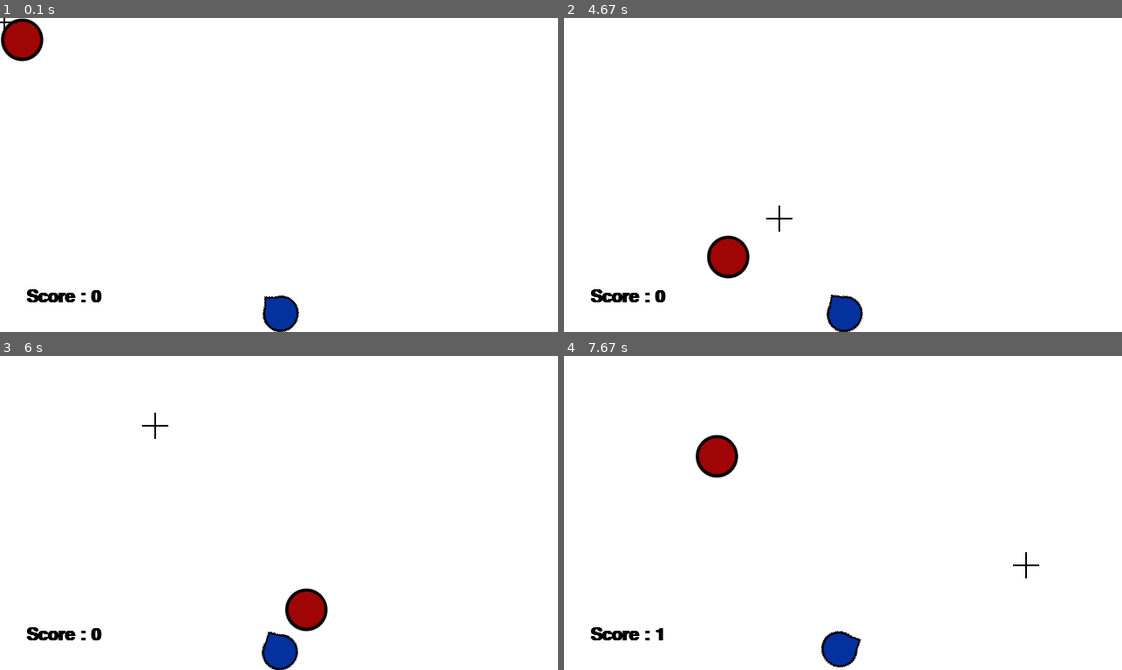
Above: before the commit, frames 1-4 (two rows, left to right).
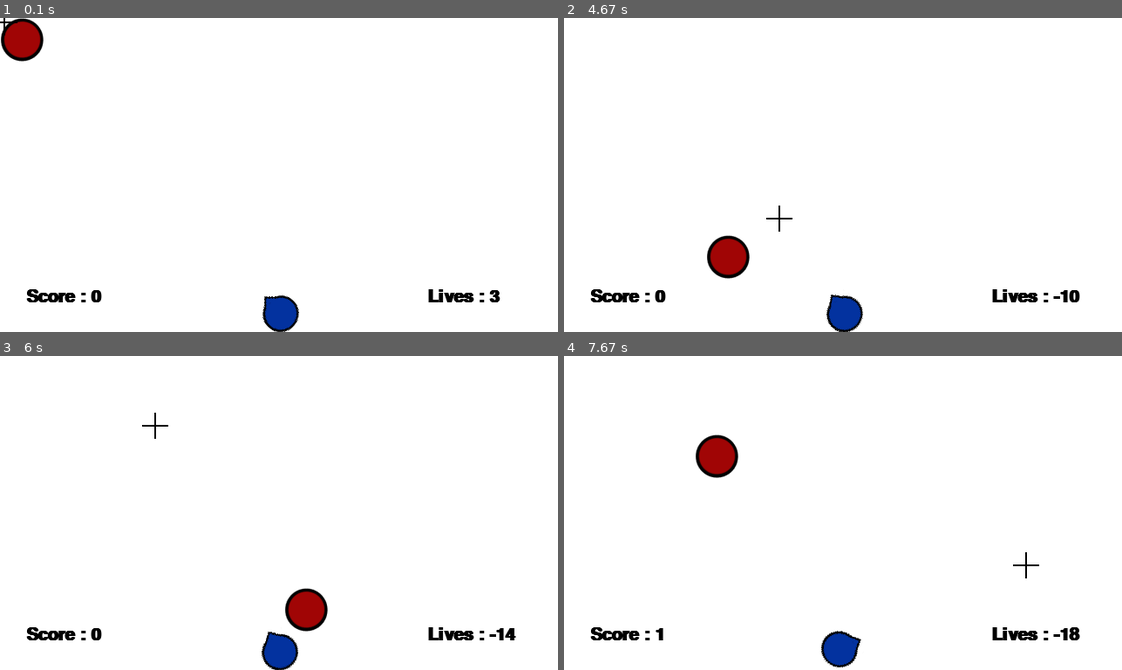
Above: after the commit, the same moments.

Repository: fanagiannis/DECK-COMMANDER
Game: pygame game, started from Game.py
Same seed, same stepped clock (60 frames per second), same inputs: the game is played once before the commit and once after it.
Inputs (mouse positions are in pixels of both pictures, inside the frame that each line leads up to):
- Up to frame 1 (0.1 s): no input
- Up to frame 2 (4.67 s): press the mouse at (586, 39) at 0.37 s; move the mouse to (625, 143) at 0.47 s; release the mouse at (670, 247) at 0.6 s; press the mouse at (714, 225) at 0.7 s; move the mouse to (725, 143) at 0.8 s; release the mouse at (731, 61) at 0.93 s; press the mouse at (714, 225) at 1.03 s; move the mouse to (815, 193) at 1.13 s; release the mouse at (909, 165) at 1.27 s; press the mouse at (1032, 168) at 1.37 s; move the mouse to (876, 222) at 1.47 s; release the mouse at (720, 275) at 1.6 s; press the mouse at (1010, 247) at 1.7 s; move the mouse to (820, 206) at 1.8 s; release the mouse at (636, 165) at 1.93 s; click (837, 218) at 2.05 s; press the mouse at (1010, 247) at 2.37 s; move the mouse to (915, 153) at 2.47 s; release the mouse at (815, 55) at 2.6 s; click (792, 74) at 2.72 s; click (759, 109) at 3.05 s; press the mouse at (904, 99) at 3.37 s; move the mouse to (904, 149) at 3.47 s; release the mouse at (909, 203) at 3.6 s; click (664, 105) at 3.72 s; click (820, 134) at 4.05 s; press the mouse at (742, 109) at 4.37 s; move the mouse to (759, 165) at 4.47 s; release the mouse at (781, 218) at 4.6 s
- Up to frame 3 (6 s): press the mouse at (178, 447) at 4.7 s; move the mouse to (256, 538) at 4.8 s; release the mouse at (334, 629) at 4.93 s; press the mouse at (178, 447) at 5.03 s; move the mouse to (128, 534) at 5.13 s; release the mouse at (78, 622) at 5.27 s; press the mouse at (178, 447) at 5.37 s; move the mouse to (318, 478) at 5.47 s; release the mouse at (463, 513) at 5.6 s; press the mouse at (362, 622) at 5.7 s; move the mouse to (256, 525) at 5.8 s; release the mouse at (156, 425) at 5.93 s
- Up to frame 4 (7.67 s): click (647, 409) at 6.05 s; press the mouse at (926, 622) at 6.37 s; move the mouse to (820, 600) at 6.47 s; release the mouse at (709, 575) at 6.6 s; press the mouse at (926, 622) at 6.7 s; move the mouse to (882, 528) at 6.8 s; release the mouse at (831, 437) at 6.93 s; click (748, 475) at 7.05 s; click (1027, 566) at 7.38 s

The runs differ from the first frame. In frame 1, 0.3% of the frame differs, in the area x 76-90%, y 86-91%; in frame 2, 0.4%; in frame 3, 0.3%; in frame 4, 0.4%, in the area x 76-93%, y 86-91%.

Commit message:
GAME V0.0.4.9 GAME OVER NOT WORKING

Diff:
--- a/Game.py
+++ b/Game.py
@@ -57,6 +57,8 @@
             screen_effect(color_yellow)
             if self.rect.colliderect(t.rect):
                 P.score+=1
+            else:
+                P.lives-=1
             self.Fired=False
             print("2 ",self.Fired)
 
@@ -94,9 +96,9 @@
         self.posy=display_height-self.offset
         self.pos=(self.posx,self.posy)
         self.rect.center=self.pos
+
         self.score=0
-
-
+        self.lives=3
 
     def rotation(self):
         self.mouseposx,self.mouseposy=get_mousepos()
@@ -104,7 +106,13 @@
         self.image_rotated=pygame.transform.rotate(self.image,-self.angle)
         self.rect_rotated=self.image_rotated.get_rect(center=self.rect.center)
 
+    def check_game_over(self):
+        if self.lives==0:
+            print(game_over)
+            return True
+
     def update(self):
+        self.check_game_over()
         self.rotation()
 
 #+++++FUNSTIONS++++++
@@ -125,6 +133,9 @@
 def game_init():
     pygame.mouse.set_visible(False)
 
+    global game_over
+    game_over=False
+
     global ads
     ads=Aim()
 
@@ -134,8 +145,9 @@
     global P
     P=Player()
 
-    global score_message_template_pos
-    score_message_template_pos=(30,display_height-50)
+    global score_message_pos,lives_message_pos
+    score_message_pos=(30,display_height-50)
+    lives_message_pos=(display_width-150,display_height-50)
 
 
 def spawner():
@@ -144,10 +156,15 @@
     display_window.blit(P.image_rotated,P.rect_rotated) #PlayerSpawn
 
     score_message_text= "Score : "+ str(P.score)
-    message(score_message_text,color_black,score_message_template_pos)
+    lives_message_text= "Lives : "+ str(P.lives)
+    message(score_message_text,color_black,score_message_pos)
+    message(lives_message_text,color_black,lives_message_pos)
 
     ads.update()
     P.update()
+
+def Conditions():
+    game_over=P.check_game_over()
 
 def eventhandler():
     if event.type==QUIT :
@@ -160,7 +177,7 @@
 
 game_init()
 
-while True:
+while game_over==False:
 
     display_window.fill(color_white)
 
@@ -168,5 +185,7 @@
         eventhandler()
 
     spawner()
+    Conditions()
+
     pygame.display.update()
     game_clock.tick(FPS)
